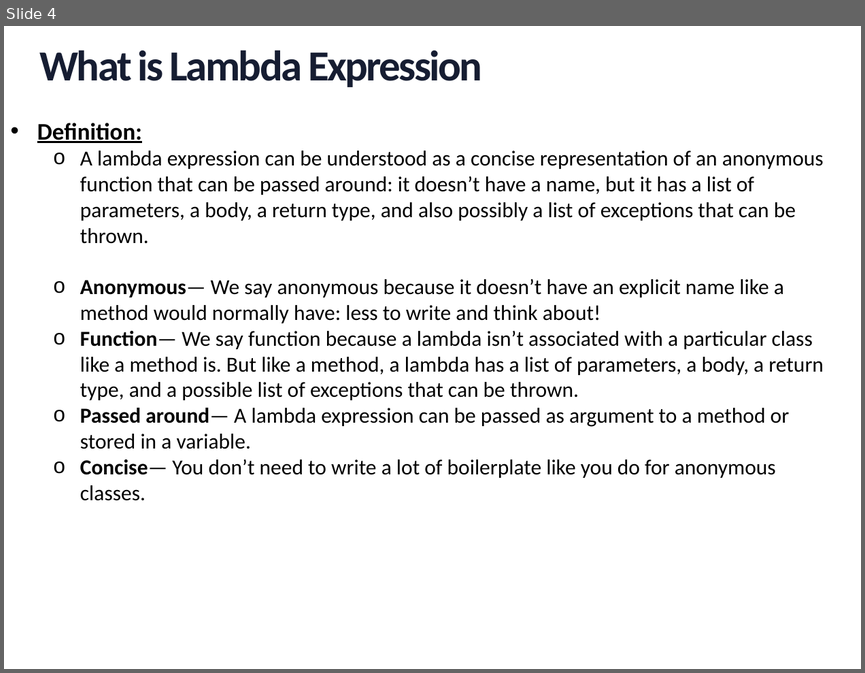
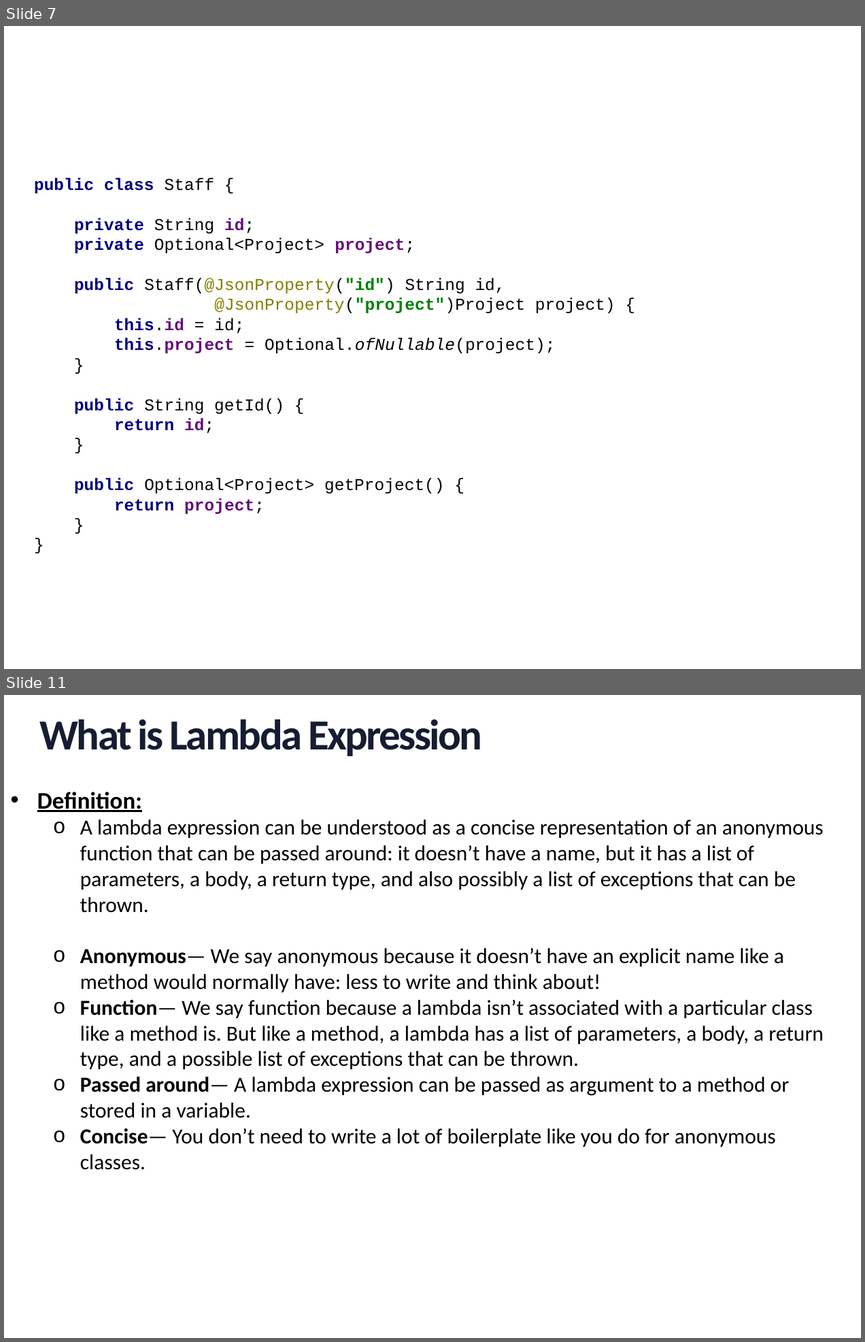
Before and after one commit to minhntk/jdk8, a slide deck: document/Lambda Expression.pptx. Shown one above the other, each under a label of ours: slide 4 before the commit, slides 7 and 11 after it; the slides between them are not shown. The pictures are 865x673 and 865x1342 pixels, drawn with LibreOffice and Linux fonts; fonts in the diff are those of the drawing; background and template pictures are left out. Boxes give left, top, right and bottom in pixels: in the first picture for what was removed or moved away, otherwise in the second. Text is boxed around its words. In the diff, an @@ line names an element or a change of style, - is before the commit and + after.

```diff
--- a/document/Lambda Expression.pptx
+++ b/document/Lambda Expression.pptx
@@ slide 7 added at <box>4,26,861,669</box>, background picture (left out) @@
@@ text added at <box>34,178,615,514</box>, 14 pt, text #000000 @@
+public class Staff {
+private String id;
+private Optional<Project> project;
+public Staff(@JsonProperty("id") String id,
+@JsonProperty("project")Project project) {
+this.id = id;
+this.project = Optional.ofNullable(project);
+}
+public String getId() {
+return id;
+}
+public Optional<Project> getProject() {
+return project;
+}
+}
@@ what was slide 4 is now slide 11 @@
```
Also in this commit, not shown: 2 slides changed, 7 other slides added, 1 slide removed, 4 other files.
